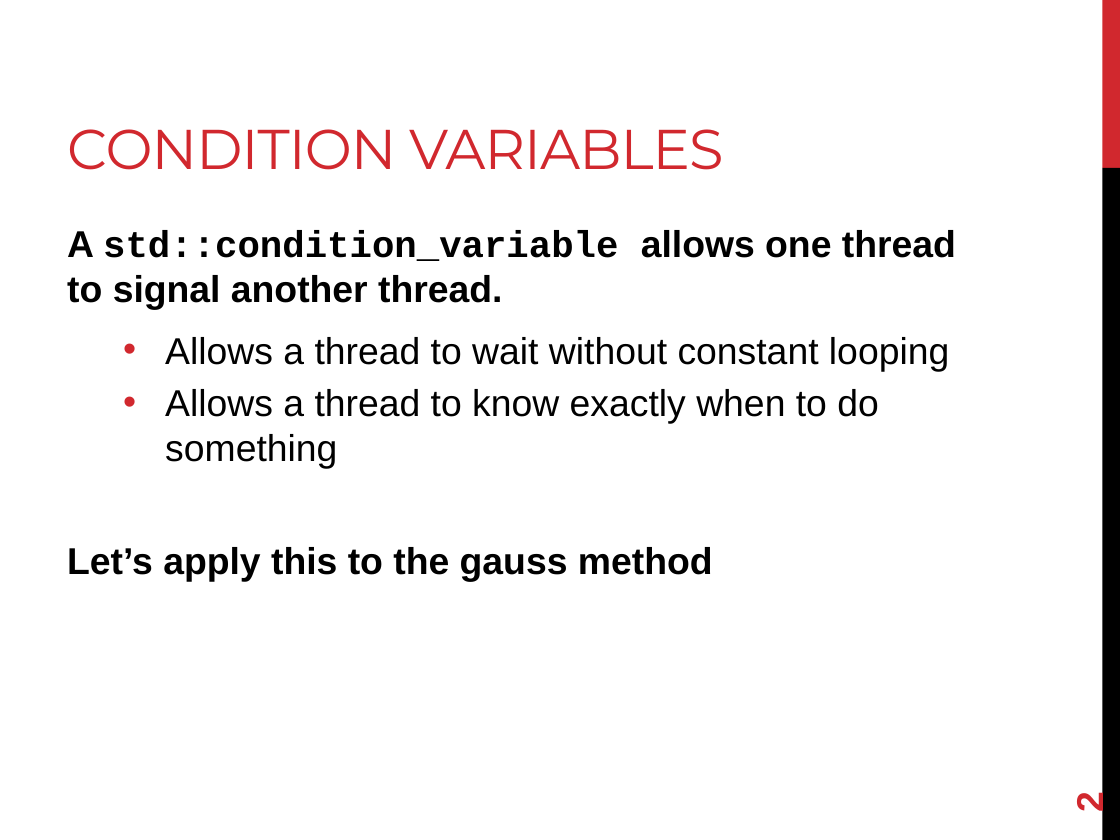
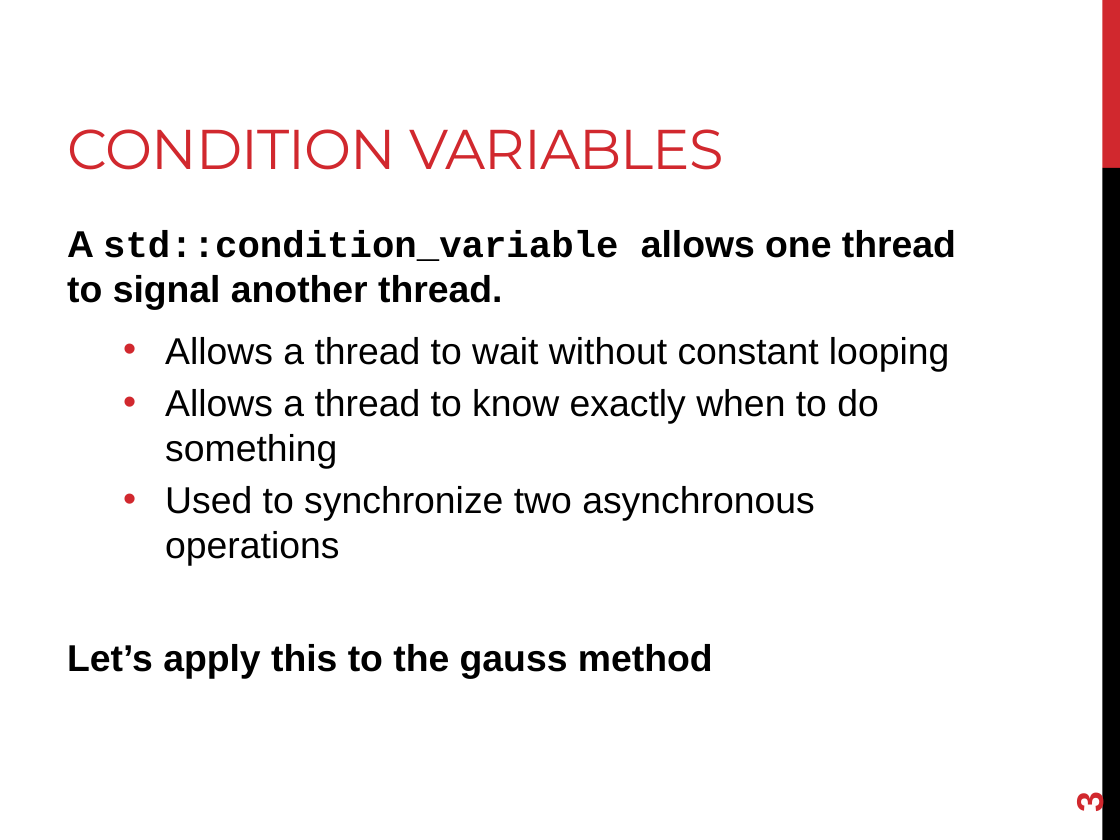
Before and after one commit to joshpeterson/DevelopingConcurrentSoftware, a slide deck: slide 3 of Lectures/Asynchronous Operations/Asynchronous Operations.pptx (slide 2 before the commit). Drawn at 1120x840 pixels with LibreOffice and Linux fonts; fonts in the diff are those of the drawing. Boxes give left, top, right and bottom in pixels: in the first picture for what was removed or moved away, otherwise in the second. Text is boxed around its words. In the diff, an @@ line names an element or a change of style, - is before the commit and + after.

Commit message:
Update the asynchronous operations lecture.

```diff
--- a/Lectures/Asynchronous Operations/Asynchronous Operations.pptx
+++ b/Lectures/Asynchronous Operations/Asynchronous Operations.pptx
@@ text at [165, 486, 814, 565]: paragraph added @@
+  • Used to synchronize two asynchronous operations
@@ page number at [1069, 794, 1111, 813]: text changed @@
-2
+3
```
Also in this commit, not shown: 3 other slides changed, 8 slides added, 4 other files.
